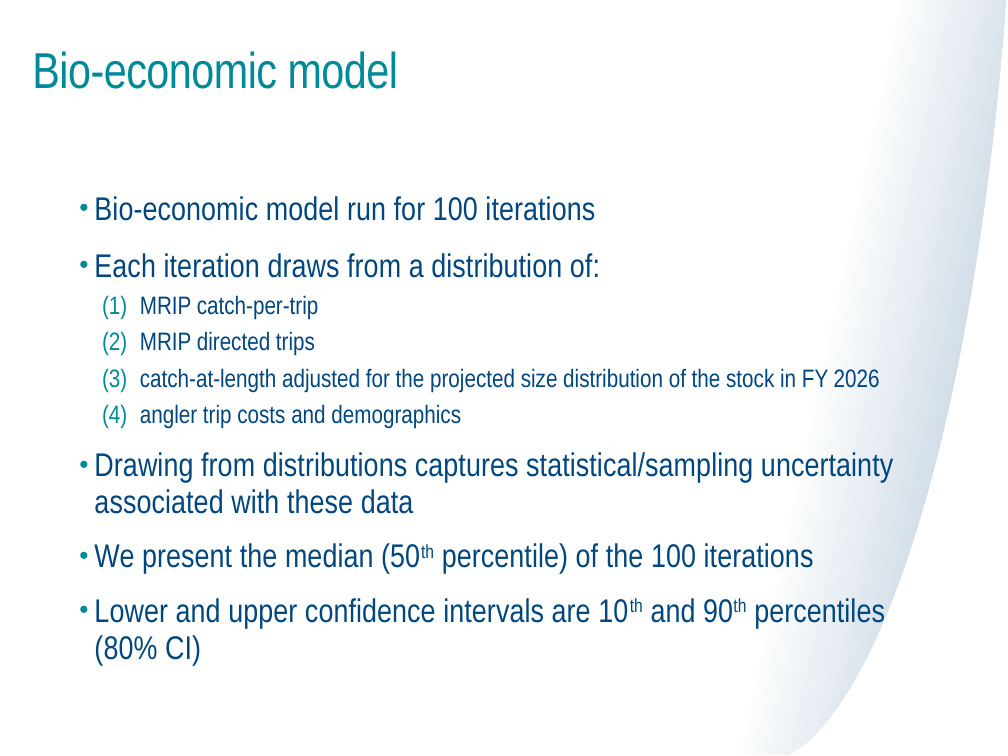
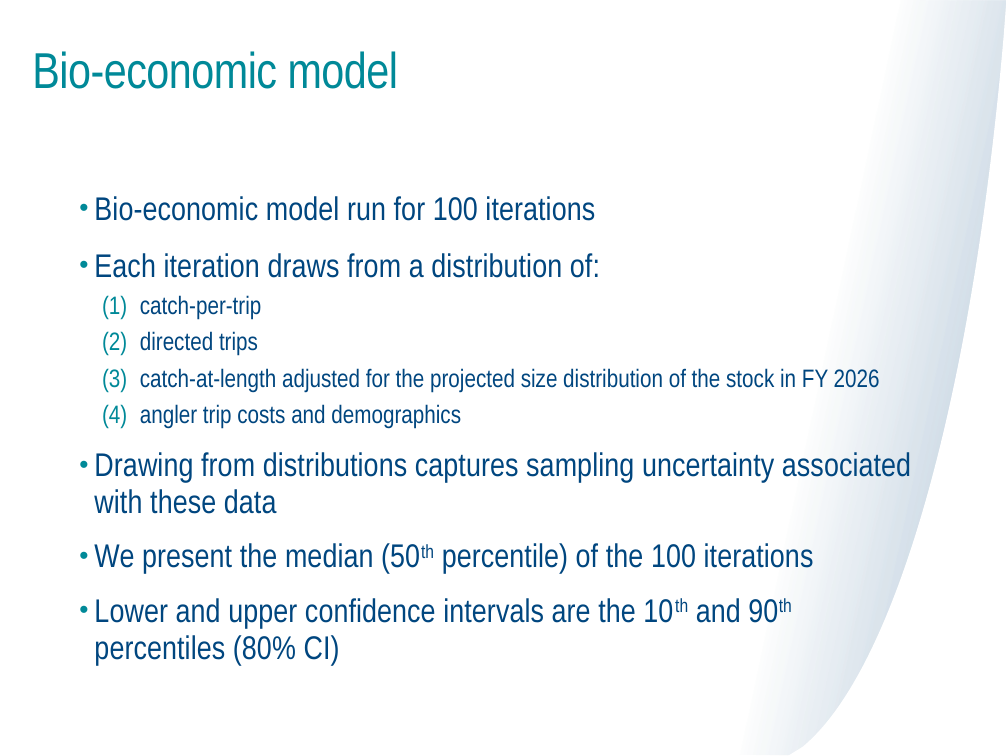
Before and after one commit to mle2718/flukeRDM, a slide deck: slide 5 of docs/TC meeting 6-20-25 Lou.pptx (slide 4 before the commit). Drawn at 1008x756 pixels with LibreOffice and Linux fonts; fonts in the diff are those of the drawing. Boxes give left, top, right and bottom in pixels: in the first picture for what was removed or moved away, otherwise in the second. Text is boxed around its words. In the diff, an @@ line names an element or a change of style, - is before the commit and + after.

```diff
--- a/docs/TC meeting 6-20-25 Lou.pptx
+++ b/docs/TC meeting 6-20-25 Lou.pptx
@@ text at (140, 295, 262, 356): text changed @@
-  (1) MRIP catch-per-trip
-  (2) MRIP directed trips
+  (1) catch-per-trip
+  (2) directed trips
@@ text at (94, 452, 911, 514): text changed @@
-• Drawing from distributions captures statistical/sampling uncertainty associated with these data
+• Drawing from distributions captures sampling uncertainty associated with these data
@@ text at (94, 598, 741, 665): text changed @@
-• Lower and upper confidence intervals are 10th and 90th percentiles (80% CI)
+• Lower and upper confidence intervals are the 10th and 90th percentiles (80% CI)
```
Also in this commit, not shown: 17 other slides changed, 14 slides added, 2 slides removed, 8 other files.
